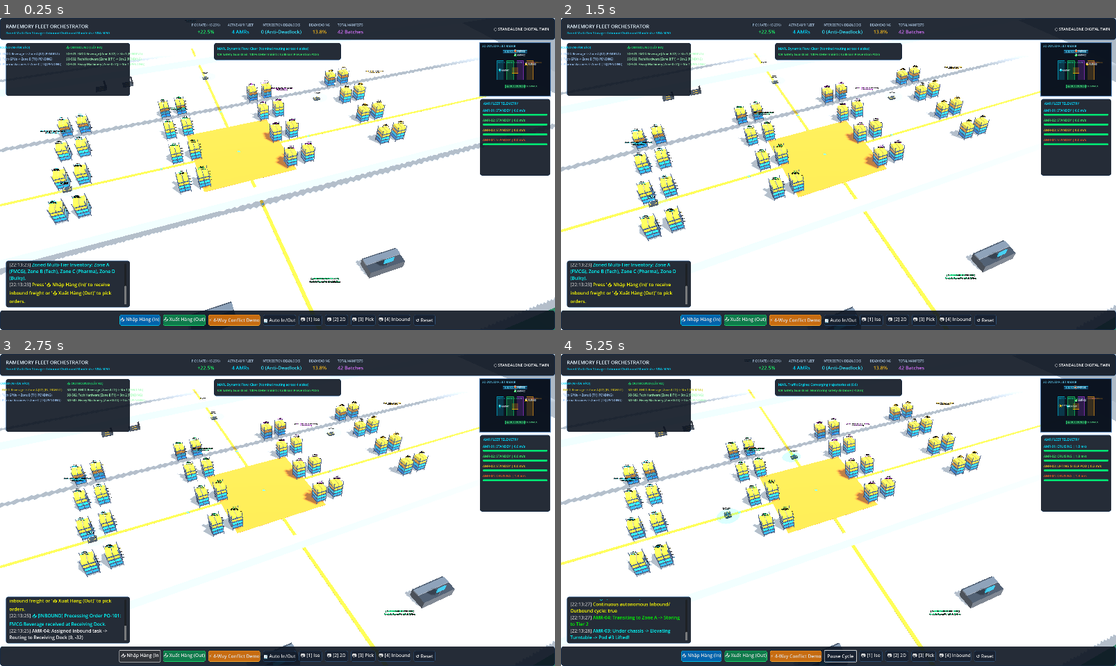
Above: before the commit, frames 1-4 (two rows, left to right).
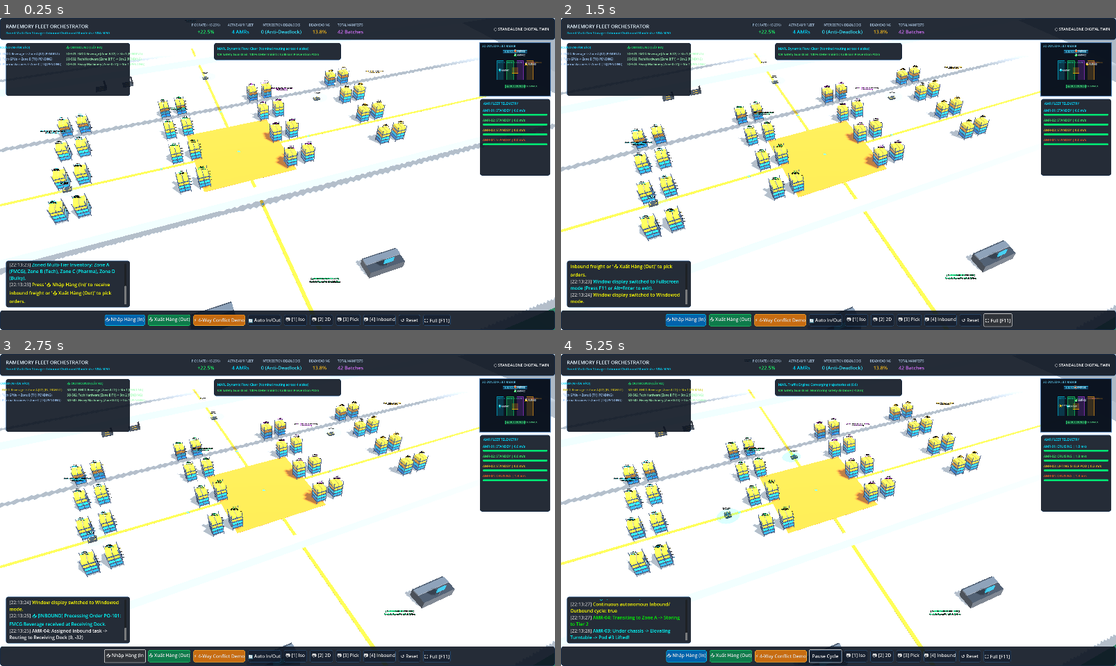
Above: after the commit, the same moments.

Repository: QuangManhAI/RL_port_scheduling_container
Game: Godot game, scene res://scenes/main.tscn
The game is run twice, just before and just after one commit, with the same random seed, the same clock (stepped at 60 frames per second) and the same inputs.
Inputs (mouse positions are in pixels of both pictures, inside the frame that each line leads up to):
- Up to frame 1 (0.25 s): no input
- Up to frame 2 (1.5 s): click (999, 320) at 0.5 s, where only the run after the commit has a clickable "⛶ Full [F11]"; click (999, 320) at 1.25 s, where only the run after the commit has a clickable "🗗 Window [F11]"
- Up to frame 3 (2.75 s): click "📥 Nhập Hàng (In)" at 2 s
- Up to frame 4 (5.25 s): click "📤 Xuất Hàng (Out)" at 2.75 s; click "⚡ 4-Way Conflict Demo" at 3.5 s; click "🔄 Auto In/Out" at 4.25 s; move the mouse to (960, 494) at 5.02 s; hold D from 5.03 s (still down); tap 1 at 5.1 s; click (960, 494) at 5.17 s

The runs differ from the first frame. In frame 1, 0.9% of the frame differs, in the area x 18-82%, y 95-99%; in frame 2, 2.1%, in the area x 1-82%, y 78-100%; in frame 3, 1.4%; in frame 4, 1.3%.

Commit message:
feat(display): add fullscreen option with F11 hotkey, project default, and HUD toggle button

Diff:
--- a/godot/project.godot
+++ b/godot/project.godot
@@ -17,7 +17,7 @@
 
 window/size/viewport_width=1920
 window/size/viewport_height=1080
-window/size/mode=0
+window/size/mode=3
 window/size/resizable=true
 window/vsync/vsync_mode=1
 
--- a/godot/scenes/ui/hud.tscn
+++ b/godot/scenes/ui/hud.tscn
@@ -552,6 +552,12 @@
 theme_override_styles/normal = SubResource("StyleBoxFlat_card")
 text = "↺ Reset"
 
+[node name="BtnFullscreen" type="Button" parent="BottomBar/Controls"]
+custom_minimum_size = Vector2(95, 36)
+layout_mode = 2
+theme_override_styles/normal = SubResource("StyleBoxFlat_card")
+text = "⛶ Full [F11]"
+
 [node name="LogPanel" type="Panel" parent="."]
 layout_mode = 1
 anchors_preset = 2
--- a/godot/scripts/main.gd
+++ b/godot/scripts/main.gd
@@ -42,6 +42,7 @@
 		hud.auto_fleet_toggled.connect(_on_auto_fleet_toggled)
 		hud.reset_requested.connect(_on_reset_floor)
 		hud.camera_preset_requested.connect(_on_camera_preset_requested)
+		hud.fullscreen_toggled.connect(toggle_fullscreen)
 
 	if sim_client:
 		sim_client.connected_to_server.connect(_on_server_connected)
@@ -309,3 +310,24 @@
 		hud.update_telemetry(pick_boost, fleet_count, deadlocks, deadheading, _total_manifests, true)
 		if event_msg != "":
 			hud.log_event("[color=cyan][VDA 5050] %s[/color]" % event_msg)
+
+func _unhandled_input(event: InputEvent) -> void:
+	if event is InputEventKey and event.pressed and not event.echo:
+		var key: InputEventKey = event as InputEventKey
+		if key.keycode == KEY_F11 or (key.keycode == KEY_ENTER and key.alt_pressed):
+			toggle_fullscreen()
+
+func toggle_fullscreen() -> void:
+	var cur_mode: DisplayServer.WindowMode = DisplayServer.window_get_mode()
+	if cur_mode == DisplayServer.WINDOW_MODE_FULLSCREEN or cur_mode == DisplayServer.WINDOW_MODE_EXCLUSIVE_FULLSCREEN:
+		DisplayServer.window_set_mode(DisplayServer.WINDOW_MODE_WINDOWED)
+		if hud and hud.btn_fullscreen:
+			hud.btn_fullscreen.text = "⛶ Full [F11]"
+		if hud:
+			hud.log_event("[color=yellow]Window display switched to Windowed mode.[/color]")
+	else:
+		DisplayServer.window_set_mode(DisplayServer.WINDOW_MODE_FULLSCREEN)
+		if hud and hud.btn_fullscreen:
+			hud.btn_fullscreen.text = "🗗 Window [F11]"
+		if hud:
+			hud.log_event("[color=cyan]Window display switched to Fullscreen mode (Press F11 or Alt+Enter to exit).[/color]")
--- a/godot/scripts/ui/hud.gd
+++ b/godot/scripts/ui/hud.gd
@@ -10,6 +10,7 @@
 signal reset_requested
 signal auto_fleet_toggled(enabled: bool)
 signal camera_preset_requested(preset_idx: int)
+signal fullscreen_toggled
 
 @onready var lbl_pick_rate: Label = $TopBar/KPIContainer/CardPickRate/ValPickRate
 @onready var lbl_active_fleet: Label = $TopBar/KPIContainer/CardFleet/ValFleet
@@ -49,6 +50,7 @@
 @onready var btn_conflict: Button = $BottomBar/Controls/BtnConflict
 @onready var btn_auto: Button = $BottomBar/Controls/BtnAuto
 @onready var btn_reset: Button = $BottomBar/Controls/BtnReset
+@onready var btn_fullscreen: Button = $BottomBar/Controls/BtnFullscreen
 @onready var btn_cam1: Button = $BottomBar/Controls/BtnCam1
 @onready var btn_cam2: Button = $BottomBar/Controls/BtnCam2
 @onready var btn_cam3: Button = $BottomBar/Controls/BtnCam3
@@ -68,6 +70,8 @@
 		btn_auto.pressed.connect(_on_auto_pressed)
 	if btn_reset:
 		btn_reset.pressed.connect(func(): reset_requested.emit())
+	if btn_fullscreen:
+		btn_fullscreen.pressed.connect(func(): fullscreen_toggled.emit())
 
 	if btn_cam1:
 		btn_cam1.pressed.connect(func(): camera_preset_requested.emit(1))
